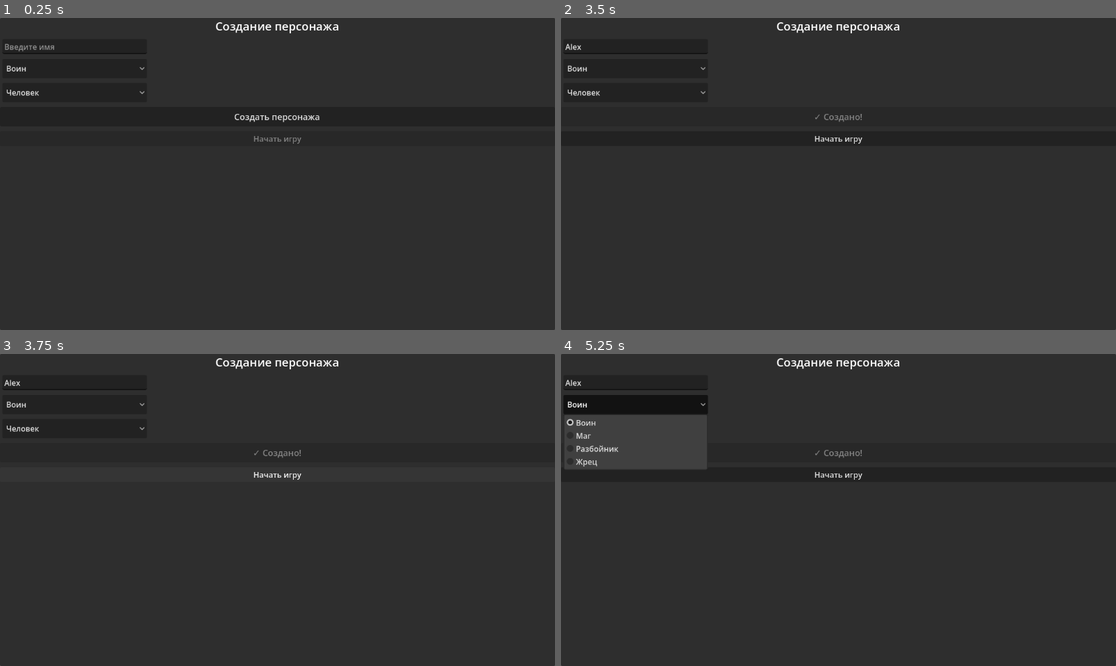
Above: before the commit, frames 1-4 (two rows, left to right).
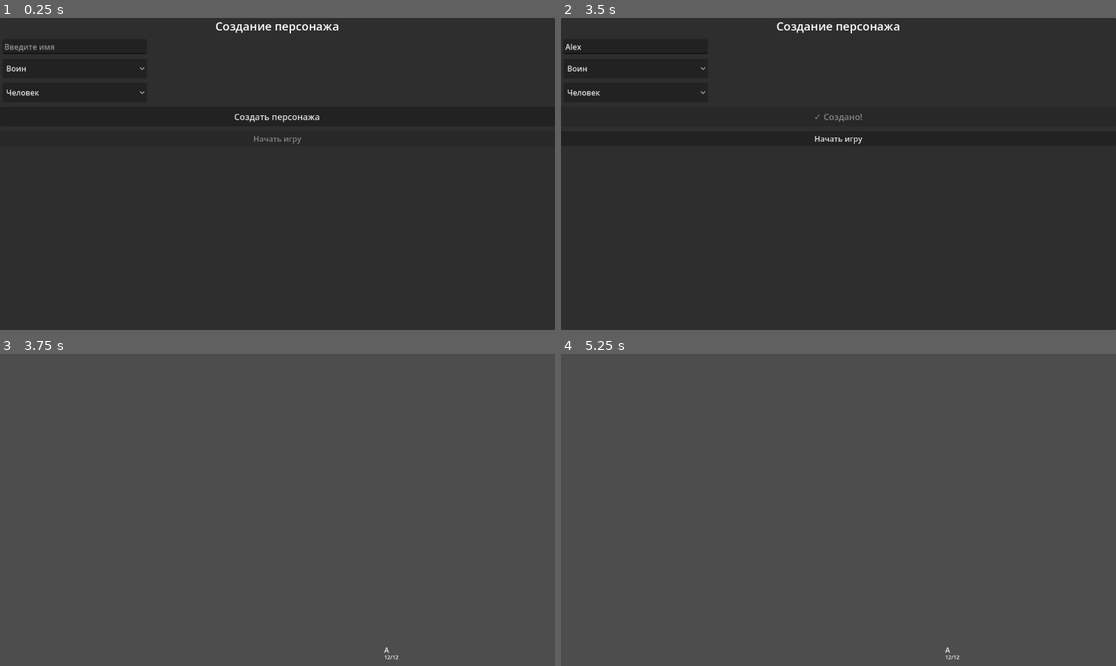
Above: after the commit, the same moments.

Repository: Deniseks239/tactical-rpg-ai-v-2
Game: Godot game, scene res://scenes/character_creator.tscn
Two runs of this game, one before a commit and one after it. Both use one fixed random seed, a clock stepped at 60 frames per second and the inputs below.
Inputs (mouse positions are in pixels of both pictures, inside the frame that each line leads up to):
- Up to frame 1 (0.25 s): no input
- Up to frame 2 (3.5 s): click (633, 46) at 0.52 s; type "Alex" at 0.6 s; click "Воин" at 1.25 s; click "Человек" at 2 s; click "Создать персонажа" at 2.75 s
- Up to frame 3 (3.75 s): click "Начать игру" at 3.5 s
- Up to frame 4 (5.25 s): click (838, 475) at 4.25 s, where only the run before the commit has a clickable "Начать игру"; click (633, 403) at 5 s, where only the run before the commit has a clickable "Воин"

Frames 1-2 are identical in both runs. In frame 3, 95% of the frame differs, in the area x 0-100%, y 0-100%; in frame 4, 96%.
Error before the commit: Parse Error: Identifier "PromptTemplates" not declared in the current scope. (res://scripts/game/game_controller.gd:61)
Error after the commit: Invalid call. Nonexistent function 'get_start_location_prompt' in base 'GDScript'. (res://scripts/game/game_controller.gd:62)

Commit message:
Update game_controller.gd

Diff:
--- a/scripts/game/game_controller.gd
+++ b/scripts/game/game_controller.gd
@@ -58,6 +58,7 @@
 
 func _start_game():
 	print("Запрос к AI на текстовое описание начальной локации")
+	var PromptTemplates = load("res://scripts/ai/prompt_templates.gd")
 	var prompt = PromptTemplates.get_start_location_prompt()
 	ai_client.send_request([{"role": "user", "content": prompt}], {}, {}, "location_text")
 func _get_players_info() -> Array:
@@ -145,6 +146,7 @@
 		"stone": return GridState.TileType.STONE
 		"dirt": return GridState.TileType.DIRT
 		"water": return GridState.TileType.WATER
+		"table": return GridState.TileType.FLOOR
 		_:
 			print("Неизвестный тип плитки: ", type_str)
 			return null
@@ -640,25 +642,16 @@
 func request_location_generation(location_context: Dictionary):
 	print("Запрос на генерацию новой локации с контекстом: ", location_context)
 
-	# Сохраняем информацию для обратной двери
 	pending_return_location_id = location_context.get("return_location_id", "")
 	pending_return_door_x = location_context.get("return_door_x", 0)
 	pending_return_door_y = location_context.get("return_door_y", 0)
 	pending_previous_location = location_context.get("previous_location", "Неизвестно")
 
-	var prompt = """
-Ты — мастер подземелий. Опиши новую локацию для продолжения приключения.
-Предыдущая локация: """ + location_context.get("previous_location", "Неизвестно") + """
-Выход описан как: """ + location_context.get("exit_description", "дверь") + """
-
-Опиши новую локацию в 2-4 предложениях. Упомяни:
-- Какая это местность (пещера, лес, подземелье, город)
-- Какие враги там есть (гоблины, скелеты, орки)
-- Есть ли выход дальше
-
-Не используй JSON. Просто опиши текстом.
-"""
-
+	var context_str = "Переход из локации: " + location_context.get("previous_location", "Неизвестно")
+	context_str += ". Выход описан как: " + location_context.get("exit_description", "дверь")
+
+	var PromptTemplates = load("res://scripts/ai/prompt_templates.gd")
+	var prompt = PromptTemplates.get_location_prompt_with_context(context_str)
 	ai_client.send_request([{"role": "user", "content": prompt}], {}, location_context, "location_text")
 
 func request_death_description(defender: String):
